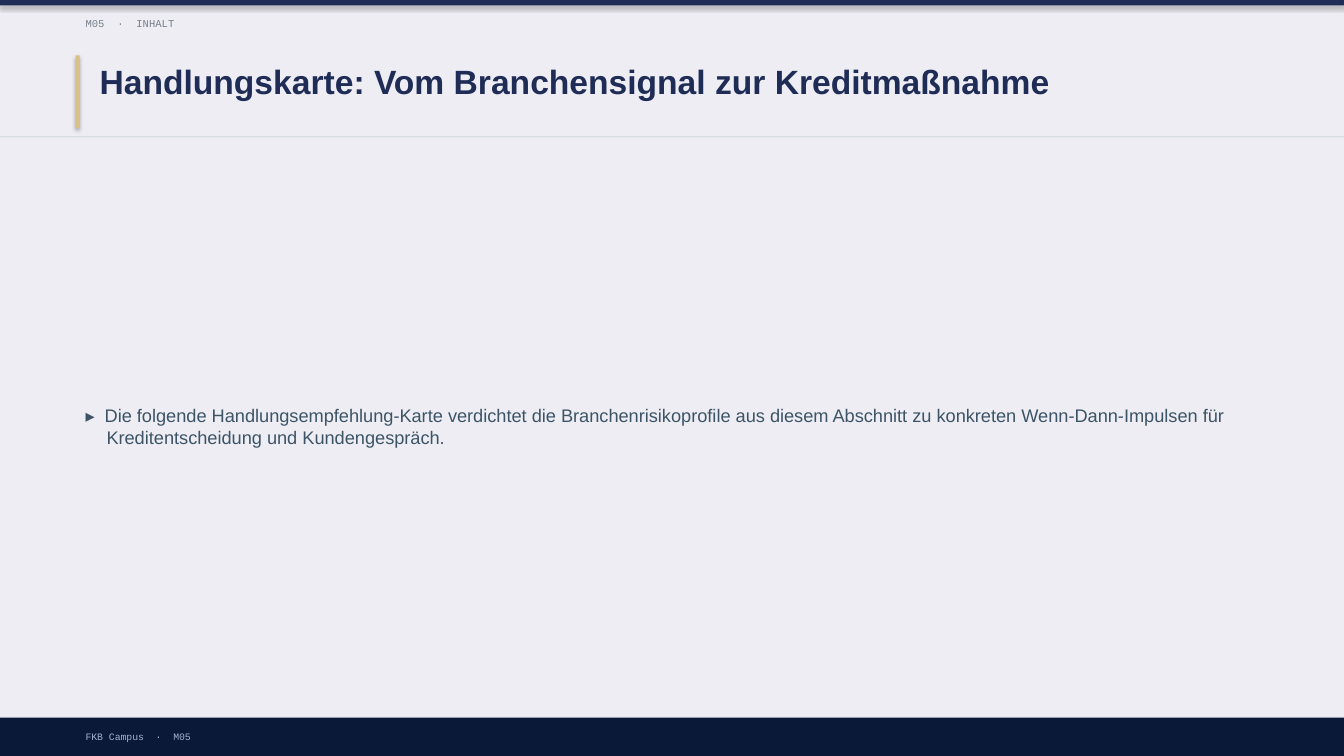
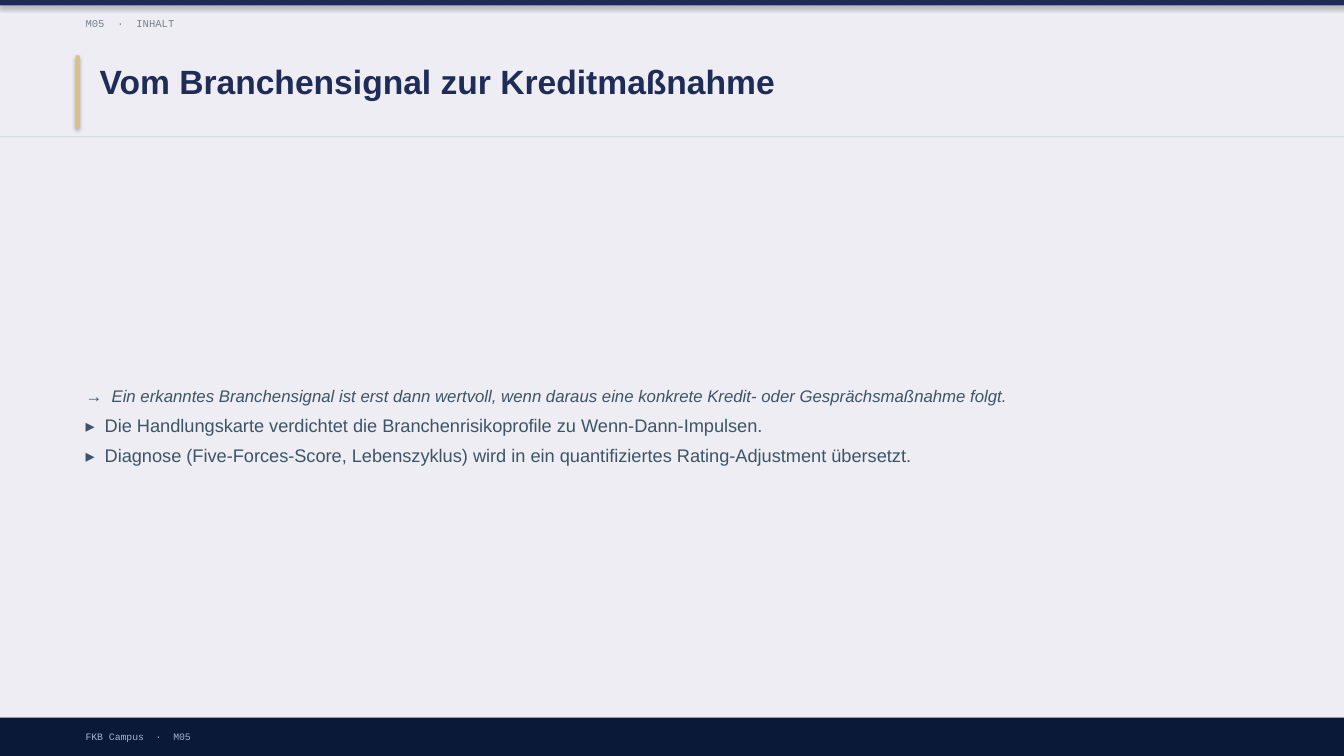
Before and after one commit to ck5rqc47pr-byte/firmenkundenakademie-online, a slide deck: slide 17 of protected-downloads/praesentation/M05.pptx (slide 9 before the commit). Drawn at 1344x756 pixels with LibreOffice and Linux fonts; fonts in the diff are those of the drawing. Boxes give left, top, right and bottom in pixels: in the first picture for what was removed or moved away, otherwise in the second. Text is boxed around its words. In the diff, an @@ line names an element or a change of style, - is before the commit and + after.

```diff
--- a/protected-downloads/praesentation/M05.pptx
+++ b/protected-downloads/praesentation/M05.pptx
@@ text at (100, 69, 774, 101): text changed @@
-Handlungskarte: Vom Branchensignal zur Kreditmaßnahme
+Vom Branchensignal zur Kreditmaßnahme
@@ text at (105, 390, 1006, 466): text changed @@
-▸ Die folgende Handlungsempfehlung-Karte verdichtet die Branchenrisikoprofile aus diesem Abschnitt zu konkreten Wenn-Dann-Impulsen für Kreditentscheidung und Kundengespräch.
+→ Ein erkanntes Branchensignal ist erst dann wertvoll, wenn daraus eine konkrete Kredit- oder Gesprächsmaßnahme folgt.
+▸ Die Handlungskarte verdichtet die Branchenrisikoprofile zu Wenn-Dann-Impulsen.
+▸ Diagnose (Five-Forces-Score, Lebenszyklus) wird in ein quantifiziertes Rating-Adjustment übersetzt.
```
Also in this commit, not shown: 4 other slides changed, 17 slides added, 7 slides removed, 1 other file.
